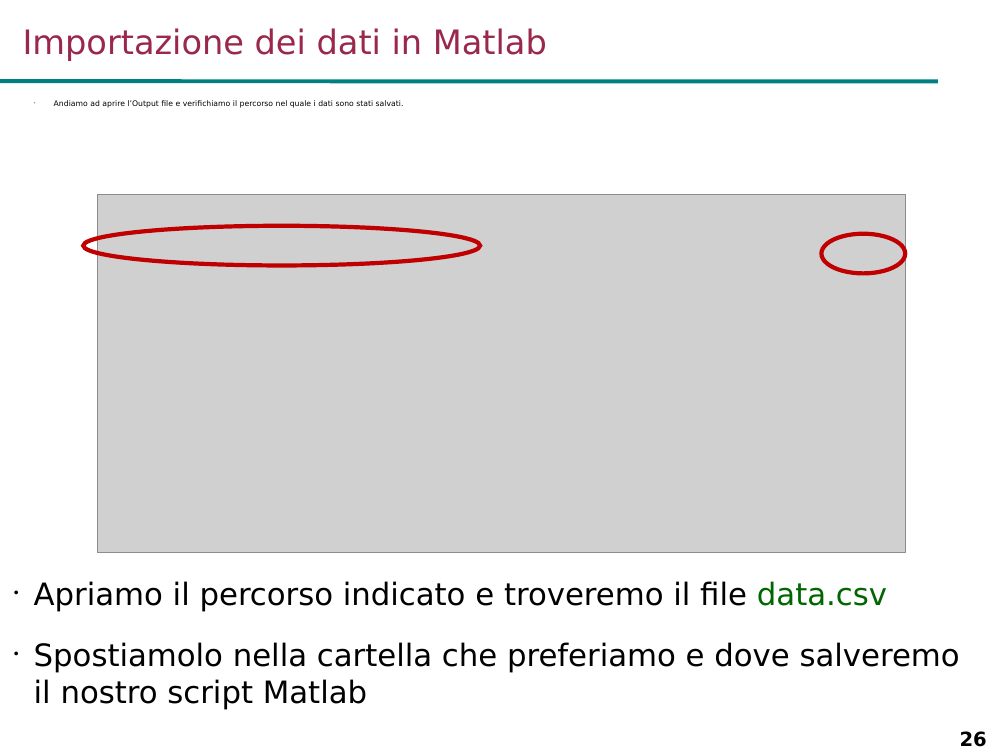
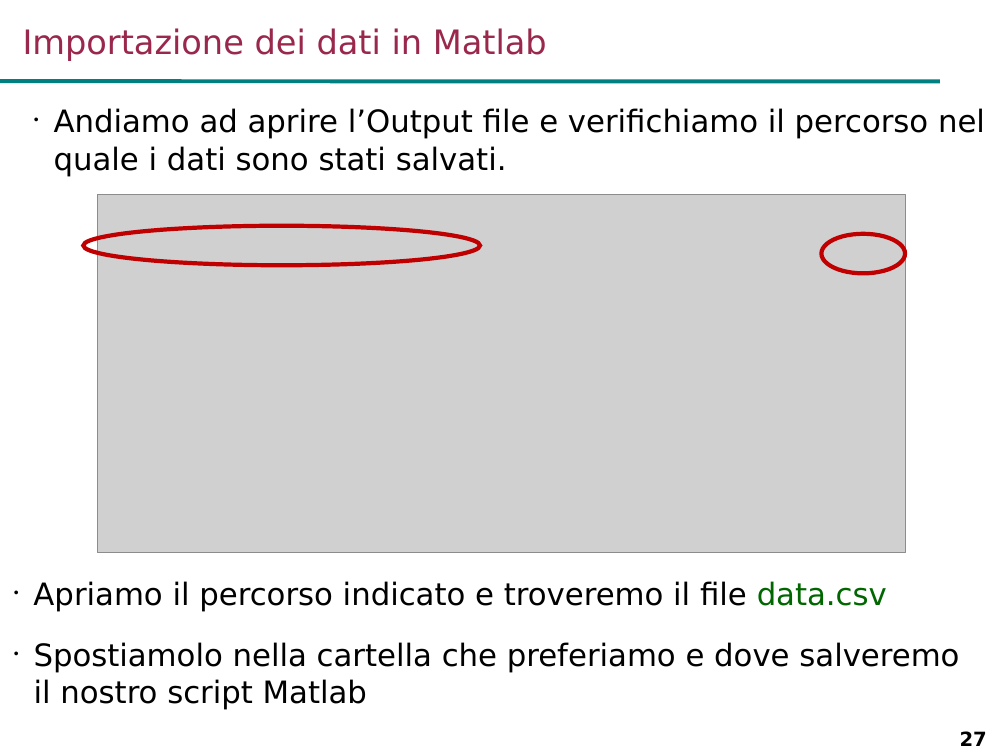
Before and after one commit to looms-polimi/FdA_Lab, a slide deck: slide 27 of FdA_courseware/FdA_Lab1.ppt (slide 26 before the commit). Drawn at 1008x756 pixels with LibreOffice and Linux fonts; fonts in the diff are those of the drawing; grey boxes stand for pictures; background and template pictures are left out. Boxes give left, top, right and bottom in pixels: in the first picture for what was removed or moved away, otherwise in the second. Text is boxed around its words. In the diff, an @@ line names an element or a change of style, - is before the commit and + after.

```diff
--- a/FdA_courseware/FdA_Lab1.ppt
+++ b/FdA_courseware/FdA_Lab1.ppt
@@ text "Andiamo ad aprire l’Output file ..." at bbox=[54, 108, 985, 177]: size 5.5 to 22 pt; line spacing 0.83 to 1.03 @@
@@ page number at bbox=[960, 731, 987, 746]: text changed @@
-26
+27
```
Also in this commit, not shown: 14 other slides changed, 1 slide added, 4 other files.
